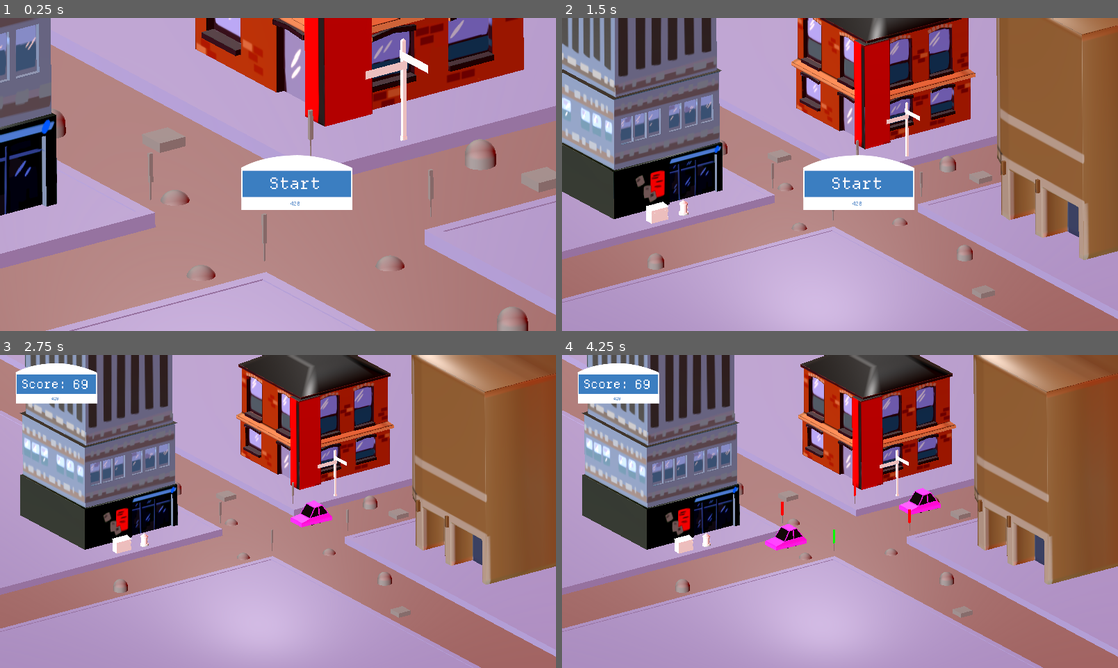
Above: before the commit, frames 1-4 (two rows, left to right).
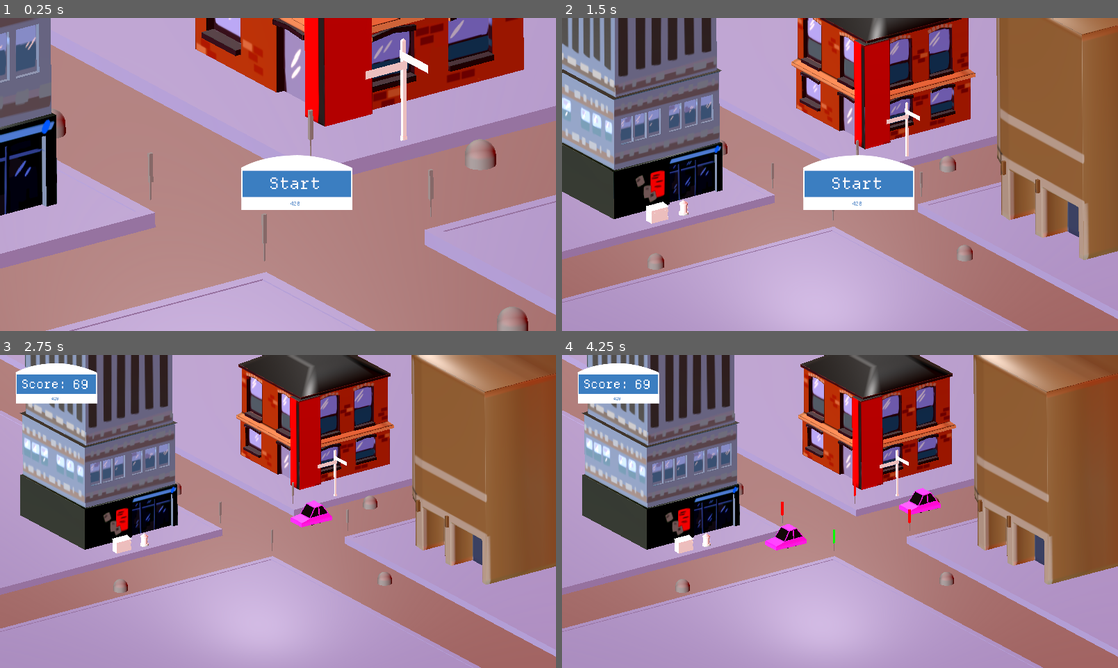
Above: after the commit, the same moments.

Repository: caizoryan/gamejam001
Game: Godot game, scene res://test_scene.tscn
The game is run twice, just before and just after one commit, with the same random seed, the same clock (stepped at 60 frames per second) and the same inputs.
Inputs (mouse positions are in pixels of both pictures, inside the frame that each line leads up to):
- Up to frame 1 (0.25 s): no input
- Up to frame 2 (1.5 s): click (856, 180) at 0.5 s; tap Enter at 1.25 s; move the mouse to (962, 158) at 1.27 s; hold Right (key_right) from 1.28 s (still down); click (962, 158) at 1.35 s
- Up to frame 3 (2.75 s): move the mouse to (166, 527) at 2.02 s; release Right (key_right) at 2.03 s; hold Down (key_down) from 2.03 s (still down); tap E at 2.1 s
- Up to frame 4 (4.25 s): move the mouse to (895, 442) at 2.77 s; release Down (key_down) at 2.78 s; hold Right (key_right) 2.78-3.53 s; tap 1 at 2.85 s; move the mouse to (812, 574) at 3.52 s; hold Up (key_up) from 3.53 s (still down); tap 2 at 3.6 s

The runs differ from the first frame. In frame 1, 0.7% of the frame differs, in the area x 28-100%, y 38-84%; in frame 2, 0.3%; in frame 3, 0.3%; in frame 4, 0.3%.

Commit message:
sound works

Diff:
--- a/car.gd
+++ b/car.gd
@@ -4,8 +4,8 @@
 
 @export var max_speed: float = 5.0
 @export var patience: float = 1.0
-@export var follow_distance:float = 3.5
-# @export var horn: AudioStreamPlayer3D
+@export var follow_distance: float = 3.5
+@export var horn: AudioStreamPlayer3D
 
 @export var progress : TextureProgressBar
 @onready var camera = get_viewport().get_camera_3d()
@@ -38,8 +38,8 @@
 	velocity = direction * curr_speed
 	move_and_slide()
 
-#func play_horn():
-	#horn.play()
+func play_horn():
+	if (!horn.playing): horn.play()
 #
 #func _input(event: InputEvent) -> void:
 	#if event is InputEventKey and event.is_released():
@@ -62,6 +62,7 @@
 var changed_to_red = false
 var changed_to_panic = false
 
+
 func _process(delta: float) -> void:
 	if progress.value > 30: progress.visible = true
 	if progress.value > 55. && !changed_to_red:
@@ -71,6 +72,8 @@
 	if progress.value > 80.:
 		progress.texture_over = load("res://assets/buttons/1x/overlay.png")
 		changed_to_panic = true
+		play_horn()
+
 	#
 	progress.value += 0.05
 	var _pos = top.global_position
--- a/car.tscn
+++ b/car.tscn
@@ -1,14 +1,24 @@
-[gd_scene load_steps=5 format=3 uid="uid://rax2wk0j3lg0"]
+[gd_scene load_steps=7 format=3 uid="uid://rax2wk0j3lg0"]
 
 [ext_resource type="Script" uid="uid://jy2tmm5wuvwm" path="res://car.gd" id="1_ebywg"]
 [ext_resource type="PackedScene" uid="uid://cypjqtxwof0fw" path="res://assets/car_pink.glb" id="2_0p4vj"]
+[ext_resource type="AudioStream" uid="uid://cfah13xvh8mvy" path="res://assets/car_audio.mp3" id="2_72krn"]
 [ext_resource type="Texture2D" uid="uid://bgbjbcqe82tc0" path="res://assets/buttons/1x/prog_bg.png" id="3_06lh1"]
+[ext_resource type="AudioStream" uid="uid://csbep6n8ukw77" path="res://horn.mp3" id="3_v0hk8"]
 [ext_resource type="Texture2D" uid="uid://c28cbs4608ipr" path="res://assets/buttons/1x/prog_tex_med.png" id="4_06lh1"]
 
-[node name="Car" type="CharacterBody3D" node_paths=PackedStringArray("progress", "top")]
+[node name="Car" type="CharacterBody3D" node_paths=PackedStringArray("horn", "progress", "top")]
 script = ExtResource("1_ebywg")
+horn = NodePath("horn")
 progress = NodePath("TextureProgressBar")
 top = NodePath("Node3D")
+
+[node name="moving" type="AudioStreamPlayer3D" parent="."]
+stream = ExtResource("2_72krn")
+
+[node name="horn" type="AudioStreamPlayer3D" parent="."]
+stream = ExtResource("3_v0hk8")
+volume_db = 26.435
 
 [node name="skin" parent="." instance=ExtResource("2_0p4vj")]
 transform = Transform3D(-1, 0, -8.74228e-08, 0, 1, 0, 8.74228e-08, 0, -1, 0, 0, 0)
--- a/car_duplicate.tscn
+++ b/car_duplicate.tscn
@@ -1,14 +1,23 @@
-[gd_scene load_steps=5 format=3 uid="uid://58qh3b5fagrj"]
+[gd_scene load_steps=7 format=3 uid="uid://doy8nanivnamo"]
 
 [ext_resource type="Script" uid="uid://jy2tmm5wuvwm" path="res://car.gd" id="1_clivx"]
 [ext_resource type="PackedScene" uid="uid://cypjqtxwof0fw" path="res://assets/car_pink.glb" id="2_7216k"]
+[ext_resource type="AudioStream" uid="uid://cfah13xvh8mvy" path="res://assets/car_audio.mp3" id="2_cjn7l"]
 [ext_resource type="Texture2D" uid="uid://bgbjbcqe82tc0" path="res://assets/buttons/1x/prog_bg.png" id="3_cjn7l"]
-[ext_resource type="Texture2D" uid="uid://dyqixepy2olfe" path="res://assets/buttons/1x/prog_tex.png" id="4_fdmyf"]
+[ext_resource type="AudioStream" uid="uid://csbep6n8ukw77" path="res://horn.mp3" id="3_fdmyf"]
+[ext_resource type="Texture2D" uid="uid://c28cbs4608ipr" path="res://assets/buttons/1x/prog_tex_med.png" id="6_lxud1"]
 
-[node name="Car" type="CharacterBody3D" node_paths=PackedStringArray("progress", "top")]
+[node name="Car" type="CharacterBody3D" node_paths=PackedStringArray("horn", "progress", "top")]
 script = ExtResource("1_clivx")
+horn = NodePath("horn")
 progress = NodePath("TextureProgressBar")
 top = NodePath("Node3D")
+
+[node name="moving" type="AudioStreamPlayer3D" parent="."]
+stream = ExtResource("2_cjn7l")
+
+[node name="horn" type="AudioStreamPlayer3D" parent="."]
+stream = ExtResource("3_fdmyf")
 
 [node name="skin" parent="." instance=ExtResource("2_7216k")]
 transform = Transform3D(-1, 0, -8.74228e-08, 0, 1, 0, 8.74228e-08, 0, -1, 0, 0, 0)
@@ -17,11 +26,12 @@
 transform = Transform3D(1, 0, 0, 0, 1, 0, 0, 0, 1, 0, 1.28067, -0.121017)
 
 [node name="TextureProgressBar" type="TextureProgressBar" parent="."]
+visible = false
 offset_right = 40.0
 offset_bottom = 40.0
 step = 0.01
 fill_mode = 4
 texture_under = ExtResource("3_cjn7l")
-texture_progress = ExtResource("4_fdmyf")
+texture_progress = ExtResource("6_lxud1")
 
 [editable path="skin"]
--- a/pink_car.tscn
+++ /dev/null
@@ -1,39 +0,0 @@
-[gd_scene load_steps=6 format=3 uid="uid://bw00jv2i7v7q6"]
-
-[ext_resource type="Script" uid="uid://jy2tmm5wuvwm" path="res://car.gd" id="1_ebywg"]
-[ext_resource type="PackedScene" uid="uid://cypjqtxwof0fw" path="res://assets/car_pink.glb" id="2_0p4vj"]
-[ext_resource type="AudioStream" uid="uid://csbep6n8ukw77" path="res://horn.mp3" id="2_7gadl"]
-[ext_resource type="AudioStream" uid="uid://cfah13xvh8mvy" path="res://assets/car_audio.mp3" id="3_7gadl"]
-
-[sub_resource type="BoxShape3D" id="BoxShape3D_7822p"]
-size = Vector3(1.36035, 1, 2.51997)
-
-[node name="Car2" type="CharacterBody3D" node_paths=PackedStringArray("progress", "top")]
-script = ExtResource("1_ebywg")
-progress = NodePath("patience_bar")
-top = NodePath("top")
-
-[node name="patience_bar" type="TextureProgressBar" parent="."]
-offset_right = 40.0
-offset_bottom = 40.0
-
-[node name="top" type="Node3D" parent="."]
-
-[node name="horn" type="AudioStreamPlayer3D" parent="."]
-stream = ExtResource("2_7gadl")
-volume_db = 12.5
-max_db = 6.0
-
-[node name="move" type="AudioStreamPlayer3D" parent="."]
-stream = ExtResource("3_7gadl")
-volume_db = 31.978
-max_db = 6.0
-
-[node name="CollisionShape3D" type="CollisionShape3D" parent="."]
-transform = Transform3D(1, 0, 0, 0, 1, 0, 0, 0, 1, 0.0379429, 0.6035, -0.237667)
-shape = SubResource("BoxShape3D_7822p")
-
-[node name="car_pink" parent="." instance=ExtResource("2_0p4vj")]
-transform = Transform3D(-1, 0, -8.74228e-08, 0, 1, 0, 8.74228e-08, 0, -1, 0, 0, 0)
-
-[editable path="car_pink"]
--- a/test_scene.tscn
+++ b/test_scene.tscn
@@ -184,9 +184,11 @@
 
 [node name="MidPoint" parent="RoadParent/DownRoad" index="1"]
 transform = Transform3D(1, 0, 0, 0, 1, 0, 0, 0, 1, -4.556, 0, 1.196)
+visible = false
 
 [node name="EndPoint" parent="RoadParent/DownRoad" index="2"]
 transform = Transform3D(1, 0, 0, 0, 1, 0, 0, 0, 1, 16.3882, 0, 1.196)
+visible = false
 
 [node name="UpRoad" parent="RoadParent" instance=ExtResource("4_coq8p")]
 
@@ -195,9 +197,11 @@
 
 [node name="MidPoint" parent="RoadParent/UpRoad" index="1"]
 transform = Transform3D(1, 0, 0, 0, 1, 0, 0, 0, 1, 4.07, 0, -1.209)
+visible = false
 
 [node name="EndPoint" parent="RoadParent/UpRoad" index="2"]
 transform = Transform3D(1, 0, 0, 0, 1, 0, 0, 0, 1, -8.65148, 0, -1.2088)
+visible = false
 
 [node name="RightRoad" parent="RoadParent" instance=ExtResource("4_coq8p")]
 
@@ -206,9 +210,11 @@
 
 [node name="MidPoint" parent="RoadParent/RightRoad" index="1"]
 transform = Transform3D(1, 0, 0, 0, 1, 0, 0, 0, 1, 1.2, 0, 4.17)
+visible = false
 
 [node name="EndPoint" parent="RoadParent/RightRoad" index="2"]
 transform = Transform3D(1, 0, 0, 0, 1, 0, 0, 0, 1, 1.2, 0, -9.15519)
+visible = false
 
 [node name="LeftRoad" parent="RoadParent" instance=ExtResource("4_coq8p")]
 
Not shown: 1 places in car_green.tscn that only renumber resources
Not shown: 1 places in green_car.tscn that only renumber resources
Not shown: 1 places in test_scene.tscn that only renumber resources
